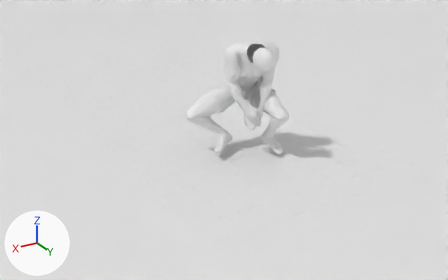
Before and after pictures for a commit that changed the Blender file anim-src/_preview_RollBackUnarmed.blend.
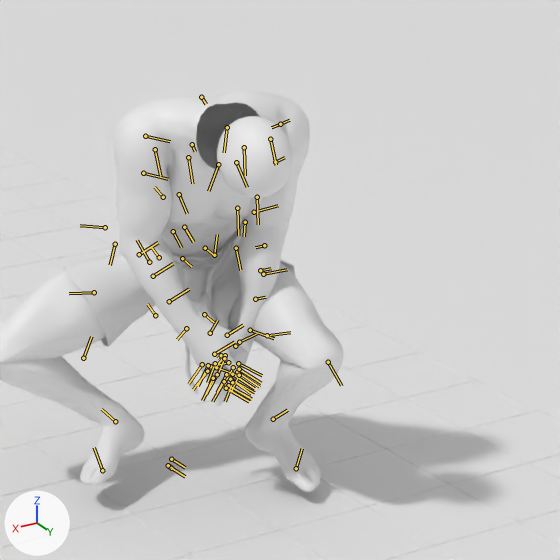
Each version is shown whole from a 50 mm camera at (215.2, 318.9, 175.2) aimed at (-18.0, -69.9, -19.2), then close up on the part from 43% to 78% of the width and 5% to 62% of the height. Every picture has the same lights, and +X, +Y and +Z are marked at lower left. The last two pictures show the newer version. Both versions are drawn at frame 7 of the action 'StepDodgeRollBackUnarmed'; the numbers are the values there. The bones that change, and the others that lie on the model, are drawn over the model as lines in the close-ups.

Objects in the first close-up: 'Cube', 'Cube.002', 'Cube.003', 'Cube.023', 'Cube.024', 'Cube.025', 'Floor', 'HIMBO - Body HP', 'HIMBO - Boxers', 'HIMBO - Feet', 'HIMBO - Hands', 'PreviewHead' and 12 more.
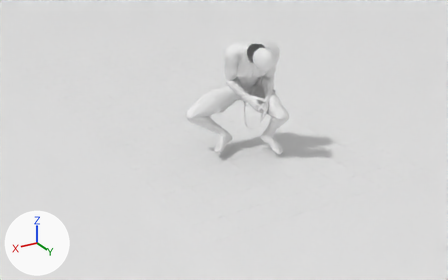
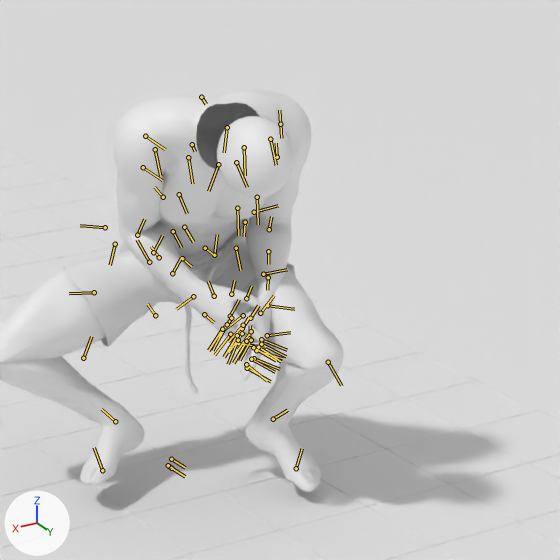
Boxes [x1, y1, x2, y2] around the edits, measured in the close-ups (560 x 560 px):
'HIMBO - Body HP', posed
    before: [0, 90, 344, 418]
    after: [0, 89, 344, 418]
'HIMBO - Hands', posed (19% wider, 6% taller)
    before: [164, 296, 260, 406]
    after: [168, 264, 282, 381]
bone 'NPC L UpperArm [LUar]', root to tip
    before: (280, 124) to (271, 127)
    after: (280, 124) to (281, 138)
bone 'NPC L Forearm [LLar]', root to tip
    before: (264, 245) to (255, 247)
    after: (269, 229) to (271, 216)
bone 'NPC R UpperArm [RUar]', root to tip
    before: (145, 136) to (170, 141)
    after: (145, 136) to (165, 149)
bone 'NPC R Forearm [RLar]', root to tip
    before: (139, 254) to (158, 242)
    after: (137, 235) to (144, 219)

Diff of the bpy script that builds the scene:
```diff
--- a/anim-src/_preview_RollBackUnarmed.blend.py
+++ b/anim-src/_preview_RollBackUnarmed.blend.py
@@ bone_npc_l_upperarm__luar @@
 bone_npc_l_upperarm__luar = bpy.data.objects['StepDodge_Skeleton'].pose.bones['NPC L UpperArm [LUar]']  # child of 'NPC L Clavicle [LClv]'
-bone_npc_l_upperarm__luar.rotation_quaternion = (0.812, -0.507, -0.082, 0.277)  # degrees (-61, 8, 33)
+bone_npc_l_upperarm__luar.rotation_quaternion = (0.924, -0.333, -0.14, 0.123)  # degrees (-41, -10, 19)
@@ bone_npc_l_forearm__llar @@
 bone_npc_l_forearm__llar = bpy.data.objects['StepDodge_Skeleton'].pose.bones['NPC L Forearm [LLar]']  # child of 'NPC L UpperArm [LUar]'
-bone_npc_l_forearm__llar.rotation_quaternion = (0.987, 0.161, 0.0, 0.0)  # degrees (18, 0, 0)
+bone_npc_l_forearm__llar.rotation_quaternion = (0.948, -0.318, 0.0, 0.0)  # degrees (-37, 0, 0)
@@ bone_npc_r_upperarm__ruar @@
 bone_npc_r_upperarm__ruar = bpy.data.objects['StepDodge_Skeleton'].pose.bones['NPC R UpperArm [RUar]']  # child of 'NPC R Clavicle [RClv]'
-bone_npc_r_upperarm__ruar.rotation_quaternion = (0.855, -0.438, 0.049, -0.273)  # degrees (-52, -9, -31)
+bone_npc_r_upperarm__ruar.rotation_quaternion = (0.913, -0.305, 0.182, -0.201)  # degrees (-40, 12, -29)
@@ bone_npc_r_forearm__rlar @@
 bone_npc_r_forearm__rlar = bpy.data.objects['StepDodge_Skeleton'].pose.bones['NPC R Forearm [RLar]']  # child of 'NPC R UpperArm [RUar]'
-bone_npc_r_forearm__rlar.rotation_quaternion = (0.99, -0.141, 0.0, 0.0)  # degrees (-16, 0, 0)
+bone_npc_r_forearm__rlar.rotation_quaternion = (0.914, -0.405, 0.0, 0.0)  # degrees (-48, 0, 0)
```
